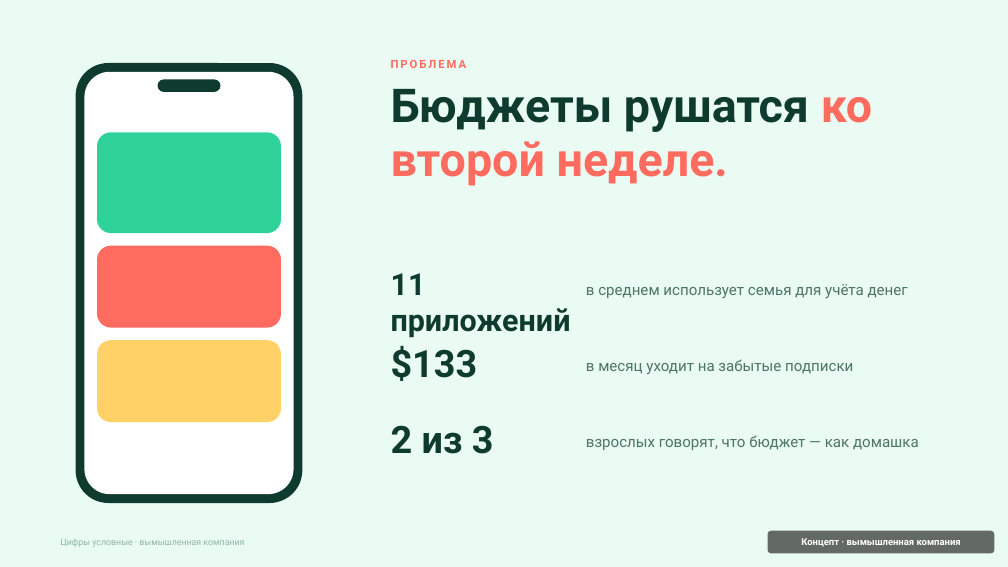
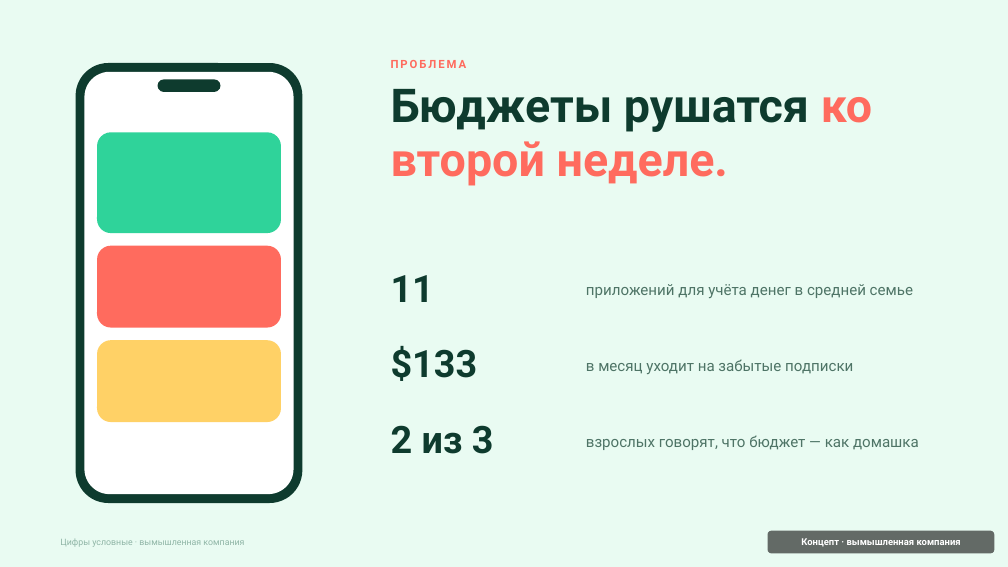
Before and after one commit to nikitakustov123/education-decks, a slide deck: slide 2 of ru/pptx/04-mint-ledger.pptx. Drawn at 1008x567 pixels with LibreOffice and Linux fonts; fonts in the diff are those of the drawing. Boxes give left, top, right and bottom in pixels: in the first picture for what was removed or moved away, otherwise in the second. Text is boxed around its words. In the diff, an @@ line names an element or a change of style, - is before the commit and + after.

```diff
--- a/ru/pptx/04-mint-ledger.pptx
+++ b/ru/pptx/04-mint-ledger.pptx
@@ text at <box>391,275,434,302</box>: text changed; size 29 to 36 pt @@
-11 приложений
+11
@@ text at <box>586,284,913,298</box>: text changed @@
-в среднем использует семья для учёта денег
+приложений для учёта денег в средней семье
```
Also in this commit, not shown: 1 other slide changed, 9 other files.
